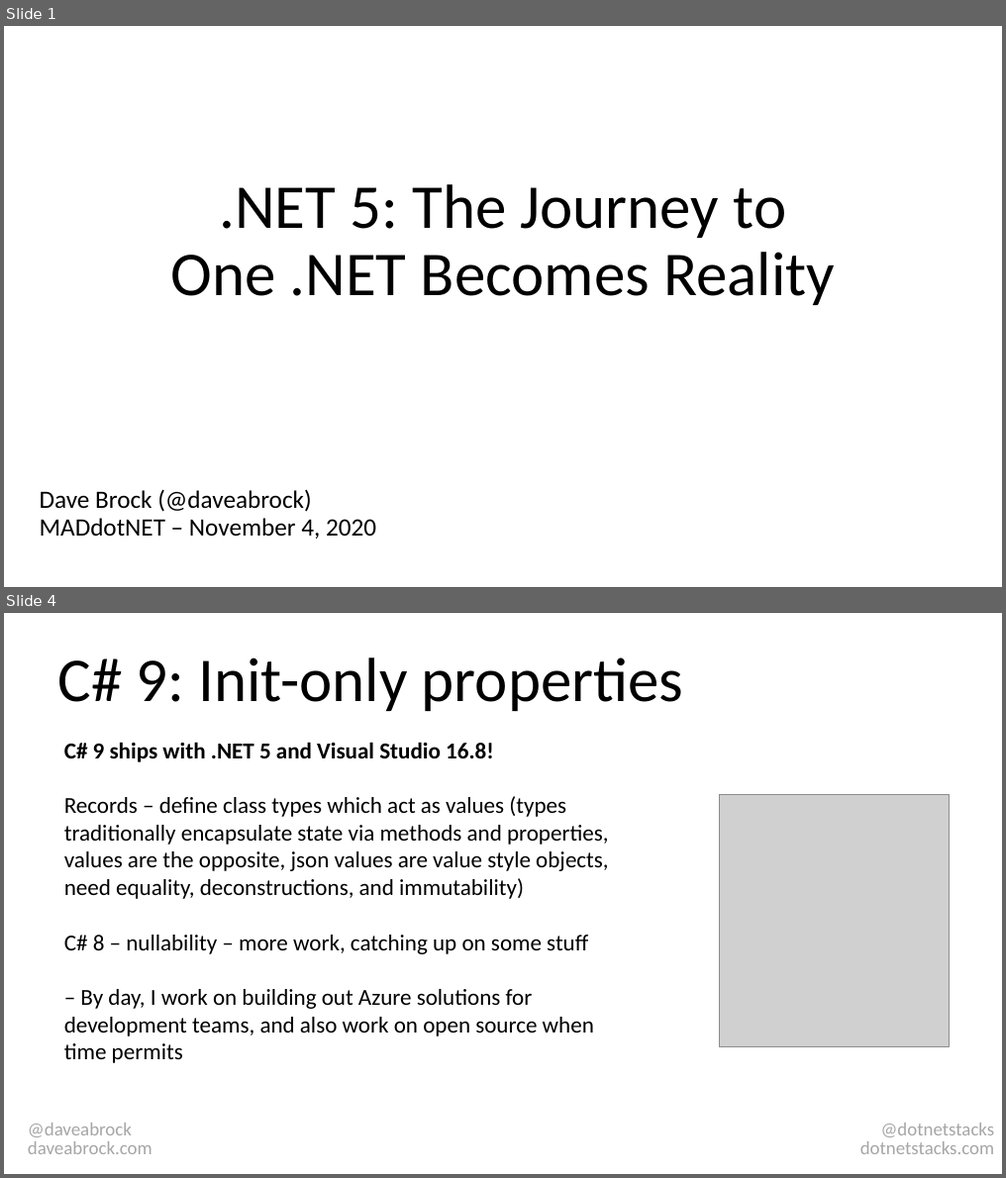
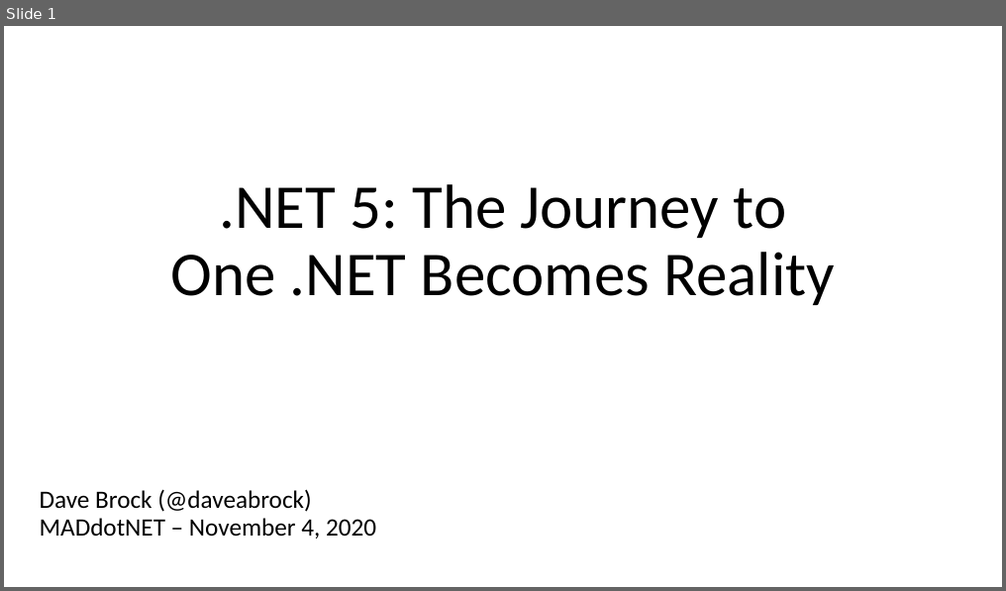
Before and after one commit to daveabrock/talks, a slide deck: NET 5 - Journey To One NET.pptx. Shown one above the other, each under a label of ours: slides 1 and 4 before the commit, slide 1 after it; the slides between them are not shown. The pictures are 1006x1178 and 1006x591 pixels, drawn with LibreOffice and Linux fonts; fonts in the diff are those of the drawing; grey boxes stand for pictures. Boxes give left, top, right and bottom in pixels: in the first picture for what was removed or moved away, otherwise in the second. Text is boxed around its words. In the diff, an @@ line names an element or a change of style, - is before the commit and + after.

```diff
--- a/NET 5 - Journey To One NET.pptx
+++ b/NET 5 - Journey To One NET.pptx
@@ slide 4 removed at box(4, 613, 1002, 1174), background #FFFFFF @@
@@ title removed at box(58, 658, 684, 711) @@
-C# 9: Init-only properties
@@ text removed at box(64, 742, 609, 1063) @@
-C# 9 ships with .NET 5 and Visual Studio 16.8!
-Records – define class types which act as values (types traditionally encapsulate state via methods and properties, values are the opposite, json values are value style objects, need equality, deconstructions, and immutability)
-C# 8 – nullability – more work, catching up on some stuff
-– By day, I work on building out Azure solutions for development teams, and also work on open source when time permits
@@ picture removed at box(720, 794, 949, 1047) @@
@@ subtitle removed at box(28, 1123, 152, 1155) @@
-@daveabrock
-daveabrock.com
@@ text removed at box(860, 1123, 995, 1155) @@
-@dotnetstacks
-dotnetstacks.com
```
Also in this commit, not shown: 3 slides changed, 19 slides added.
